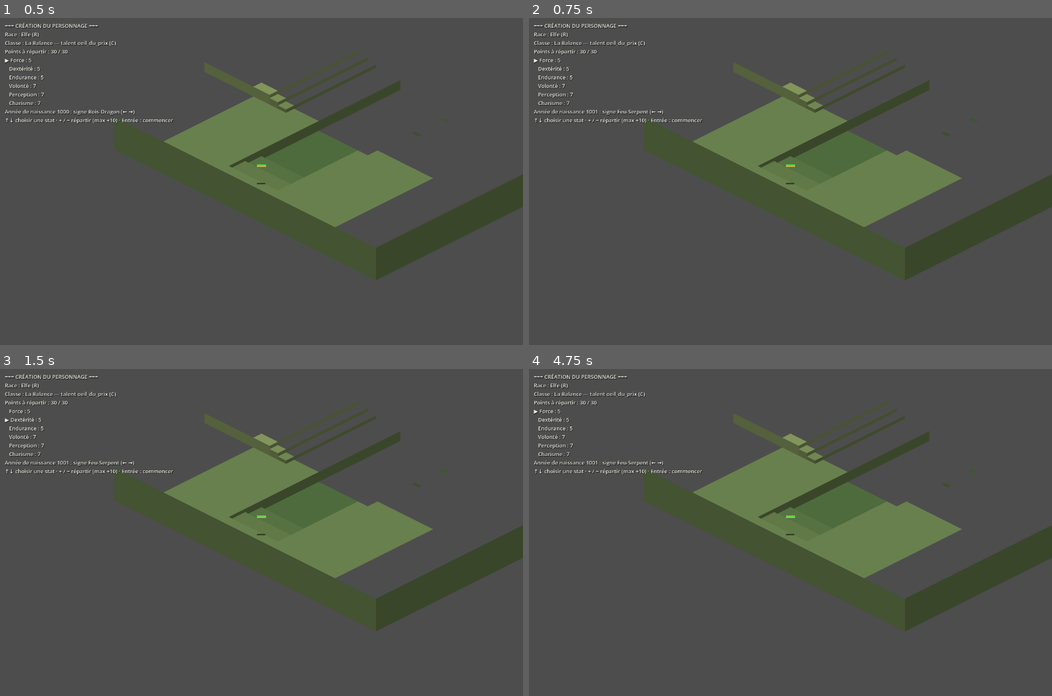
Above: before the commit, frames 1-4 (two rows, left to right).
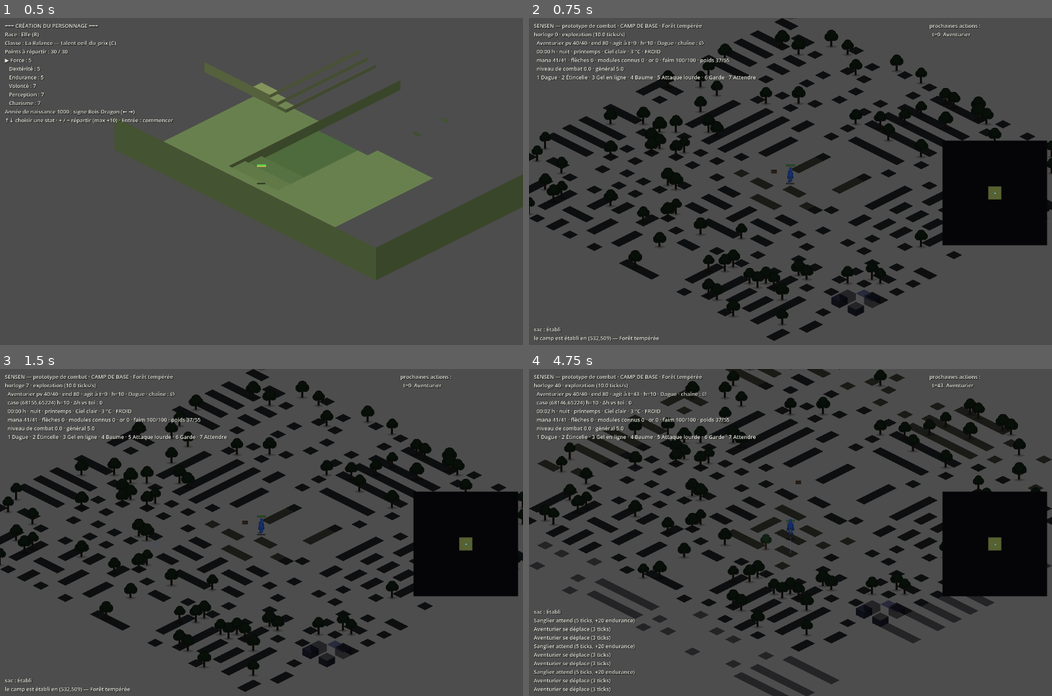
Above: after the commit, the same moments.

Repository: devmarcpro/sensen
Game: Godot game, scene res://scenes/demo/main.tscn
Two runs of this game, one before a commit and one after it. Both use one fixed random seed, a clock stepped at 60 frames per second and the inputs below.
Inputs (mouse positions are in pixels of both pictures, inside the frame that each line leads up to):
- Up to frame 1 (0.5 s): no input
- Up to frame 2 (0.75 s): tap Enter at 0.5 s; move the mouse to (905, 165) at 0.52 s; hold Right from 0.53 s (still down); tap Tab at 0.6 s; click (905, 165) at 0.67 s
- Up to frame 3 (1.5 s): tap Space at 1.25 s; move the mouse to (156, 548) at 1.27 s; release Right at 1.28 s; hold Down from 1.28 s (still down); tap Enter at 1.35 s
- Up to frame 4 (4.75 s): tap Enter at 2 s; move the mouse to (842, 460) at 2.02 s; release Down at 2.03 s; hold Right 2.03-2.78 s; tap Keypad Enter at 2.1 s; move the mouse to (764, 597) at 2.77 s; hold Up 2.78-3.53 s; tap E at 2.85 s; click (764, 597) at 2.92 s; move the mouse to (947, 581) at 3.52 s; hold Left from 3.53 s (still down); tap J at 3.6 s; move the mouse to (633, 483) at 4.27 s; tap L at 4.35 s

Frame 1 is identical in both runs. In frame 2, 38% of the frame differs, in the area x 0-100%, y 0-99%; in frame 3, 38%; in frame 4, 40%, in the area x 0-100%, y 0-100%.
Error before the commit: Invalid access to property or key 'modules_connus' on a base object of type 'Dictionary'. (res://scenes/demo/main.gd:181)

Commit message:
Creation : modules_connus garanti sur la fiche (la capture et la creation plantaient)
Co-Authored-By: Claude Fable 5 <noreply@anthropic.com>

Diff:
--- a/godot/scenes/demo/main.gd
+++ b/godot/scenes/demo/main.gd
@@ -176,6 +176,8 @@
 	var prog := Progression.new(GameData.config("combat_rules").progression, GameData.catalogues.competences, GameData.config("astrologie"))
 	var fiche := Etres.creer_personnage("creature.aventurier.name", races[creation.race % races.size()], classes[creation.classe % classes.size()], creation.points, int(creation.annee), prog)
 	fiche.capacites = GameData.entree("creatures", "aventurier").get("capacites", []).duplicate(true)
+	if not fiche.has("modules_connus"):
+		fiche["modules_connus"] = []
 	for cap in fiche.capacites:   # les modules des capacités de départ sont connus : on peut les recombiner (Structure compétences-modules-slots)
 		for m in cap.get("modules", []):
 			if not (str(m) in fiche.modules_connus):
